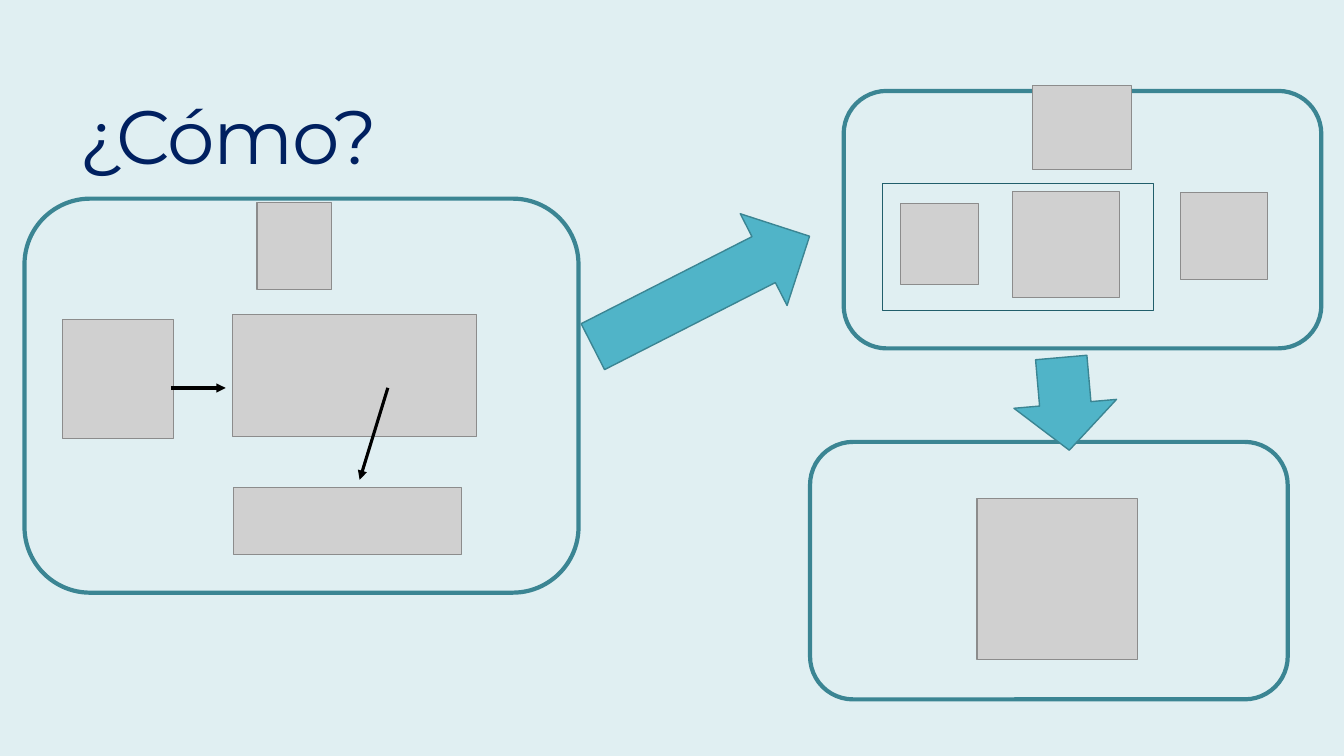
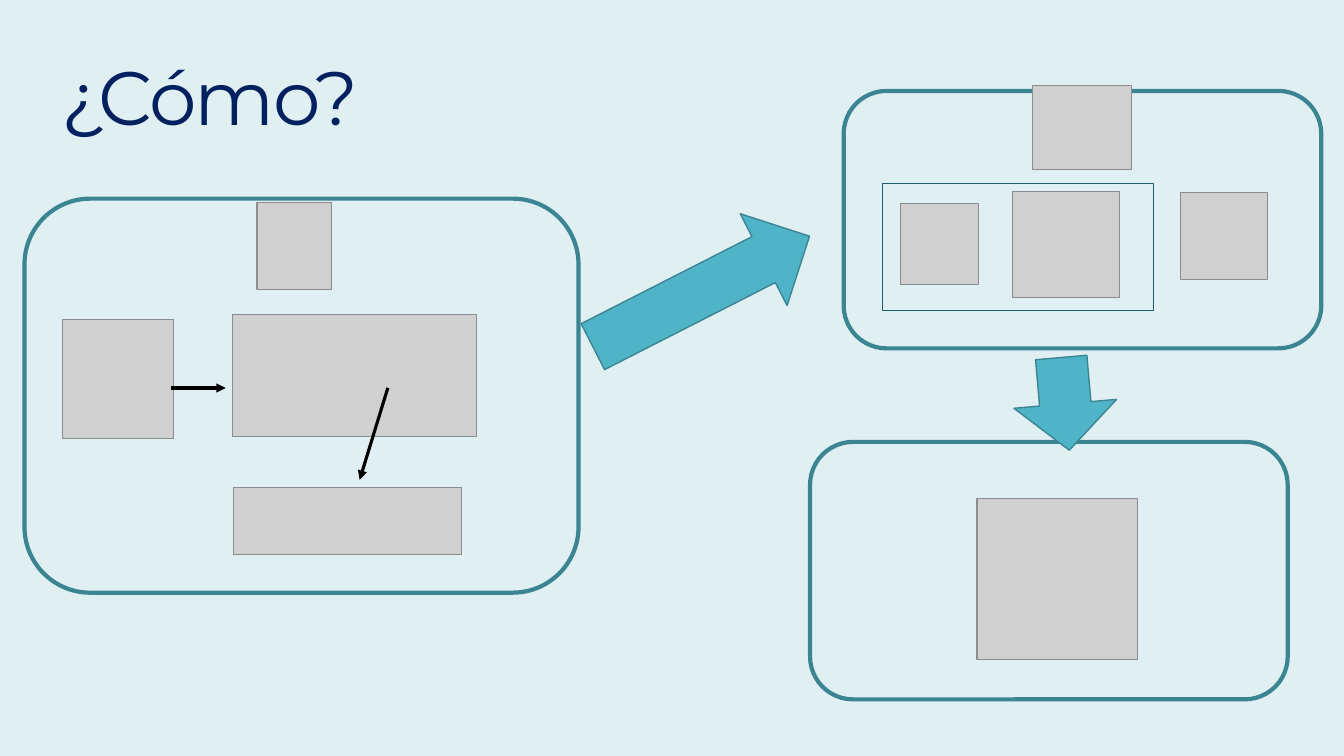
Before and after one commit to iaguerri/climate_change_cities, a slide deck: slide 4 of Ironhack.pptx (slide 3 before the commit). Drawn at 1344x756 pixels with LibreOffice and Linux fonts; fonts in the diff are those of the drawing; grey boxes stand for pictures. Boxes give left, top, right and bottom in pixels: in the first picture for what was removed or moved away, otherwise in the second. Text is boxed around its words. In the diff, an @@ line names an element or a change of style, - is before the commit and + after.

```diff
--- a/Ironhack.pptx
+++ b/Ironhack.pptx
@@ text "¿Cómo?": place and size @@
-text "¿Cómo?" at [80,108,377,176]
+text "¿Cómo?" at [61,69,358,137]
```
Also in this commit, not shown: 2 other slides changed, 3 slides added, 1 other file.
